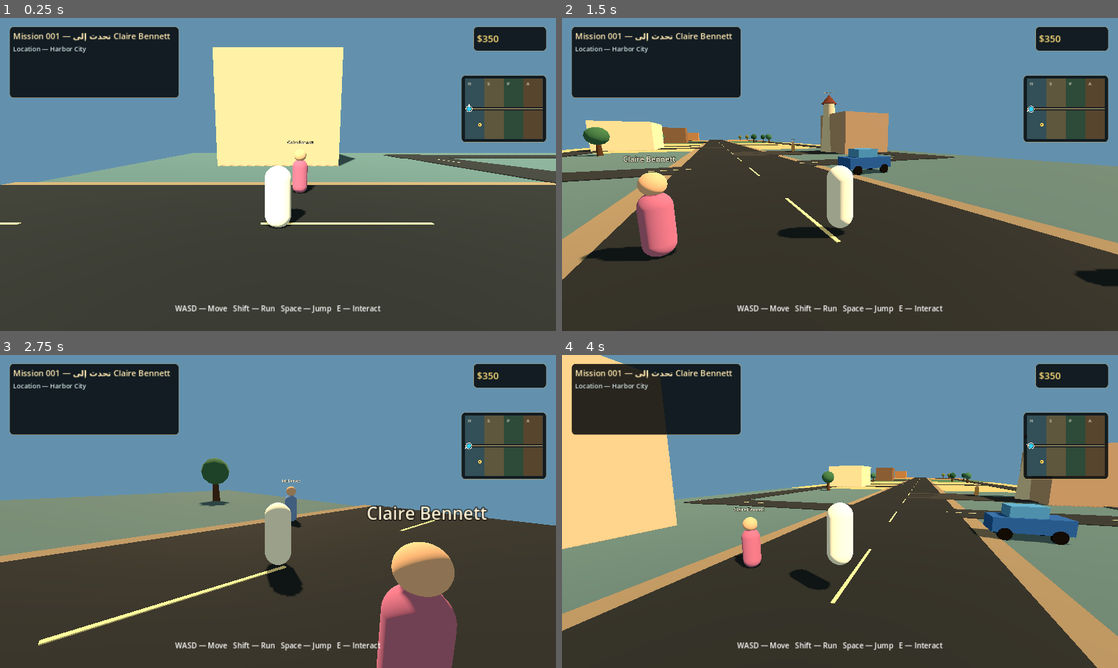
Above: before the commit, frames 1-4 (two rows, left to right).
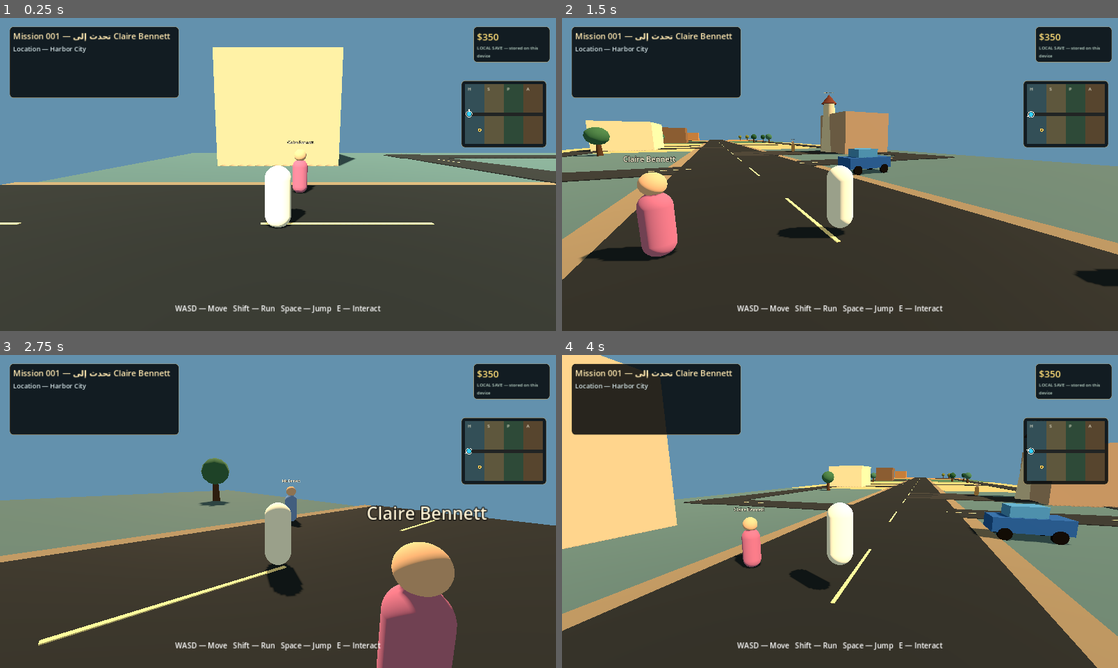
Above: after the commit, the same moments.

Repository: dzdfast-art/GTA-GHIBLI
Game: Godot game, scene res://scenes/main.tscn
Same seed, same stepped clock (60 frames per second), same inputs: the game is played once before the commit and once after it.
Inputs (mouse positions are in pixels of both pictures, inside the frame that each line leads up to):
- Up to frame 1 (0.25 s): no input
- Up to frame 2 (1.5 s): tap Enter at 0.5 s; move the mouse to (962, 158) at 0.52 s; hold D (move_right) 0.53-1.25 s; hold E (interact) 0.53-1.25 s; click (962, 158) at 0.67 s; tap Space (jump) at 0.77 s; drag from (728, 190) to (812, 237) at 1.27 s
- Up to frame 3 (2.75 s): tap Space (jump) at 2 s; move the mouse to (333, 442) at 2.02 s; hold D (move_right) from 2.03 s (still down); hold E (interact) from 2.03 s (still down)
- Up to frame 4 (4 s): release D (move_right) at 2.75 s; release E (interact) at 2.75 s; drag from (812, 574) to (673, 464) at 2.77 s; tap Enter at 3.5 s; move the mouse to (1006, 558) at 3.52 s; hold A (move_left) from 3.53 s (still down); hold E (interact) from 3.53 s (still down); tap Space (jump) at 3.77 s

The runs differ from the first frame. In frame 1, 1.9% of the frame differs, in the area x 83-99%, y 2-42%; in frame 2, 1.9%; in frame 3, 1.9%; in frame 4, 1.9%.
Error before the commit: Invalid call. Nonexistent function 'set_save_storage_status (via call)' in base 'CanvasLayer (GhibliWebHUD)'. (res://scripts/game_root.gd:467)

Commit message:
Show persistent, temporary and failed save states in the gameplay HUD

Diff:
--- a/web-edition/scripts/ui/game_hud.gd
+++ b/web-edition/scripts/ui/game_hud.gd
@@ -87,6 +87,7 @@
 var _waypoint_label: Label
 var _guidance_label: Label
 var _cash_label: Label
+var _save_status_label: Label
 var _prompt_label: Label
 var _dialogue_label: Label
 var _notice_label: Label
@@ -124,10 +125,17 @@
 	status_panel.offset_left = -190.0
 	status_panel.offset_right = -22.0
 	status_panel.offset_top = 20.0
-	status_panel.offset_bottom = 76.0
+	status_panel.offset_bottom = 96.0
 	root.add_child(status_panel)
+	var status_column := VBoxContainer.new()
+	status_column.add_theme_constant_override("separation", 2)
+	status_panel.add_child(status_column)
 	_cash_label = _make_label("$350", 22, Color(1.0, 0.87, 0.47))
-	status_panel.add_child(_cash_label)
+	_save_status_label = _make_label("Checking save storage…", 10, Color(0.78, 0.88, 0.82))
+	_save_status_label.custom_minimum_size = Vector2(160.0, 20.0)
+	_save_status_label.autowrap_mode = TextServer.AUTOWRAP_WORD_SMART
+	status_column.add_child(_cash_label)
+	status_column.add_child(_save_status_label)
 
 	_vehicle_label = _make_label("", 16, Color(0.90, 0.93, 0.98))
 	_vehicle_label.anchor_left = 1.0
@@ -136,8 +144,8 @@
 	_vehicle_label.anchor_bottom = 0.0
 	_vehicle_label.offset_left = -250.0
 	_vehicle_label.offset_right = -22.0
-	_vehicle_label.offset_top = 88.0
-	_vehicle_label.offset_bottom = 118.0
+	_vehicle_label.offset_top = 102.0
+	_vehicle_label.offset_bottom = 132.0
 	_vehicle_label.horizontal_alignment = HORIZONTAL_ALIGNMENT_RIGHT
 	root.add_child(_vehicle_label)
 
@@ -147,8 +155,8 @@
 	minimap_panel.anchor_right = 1.0
 	minimap_panel.offset_left = -218.0
 	minimap_panel.offset_right = -22.0
-	minimap_panel.offset_top = 132.0
-	minimap_panel.offset_bottom = 286.0
+	minimap_panel.offset_top = 144.0
+	minimap_panel.offset_bottom = 298.0
 	root.add_child(minimap_panel)
 	_minimap = MinimapCanvas.new()
 	_minimap.name = "WorldMinimap"
@@ -229,6 +237,20 @@
 
 func set_wallet(amount: int) -> void:
 	_cash_label.text = "$" + str(amount)
+
+
+func set_save_storage_status(message: String, persistent: bool, save_succeeded: bool) -> void:
+	if _save_status_label == null:
+		return
+	_save_status_label.text = message
+	var color := Color(0.78, 0.88, 0.82)
+	if not save_succeeded or not persistent:
+		color = Color(1.0, 0.72, 0.42)
+	_save_status_label.add_theme_color_override("font_color", color)
+
+
+func get_save_storage_status_text() -> String:
+	return _save_status_label.text if _save_status_label != null else ""
 
 
 func set_prompt(text: String) -> void:
